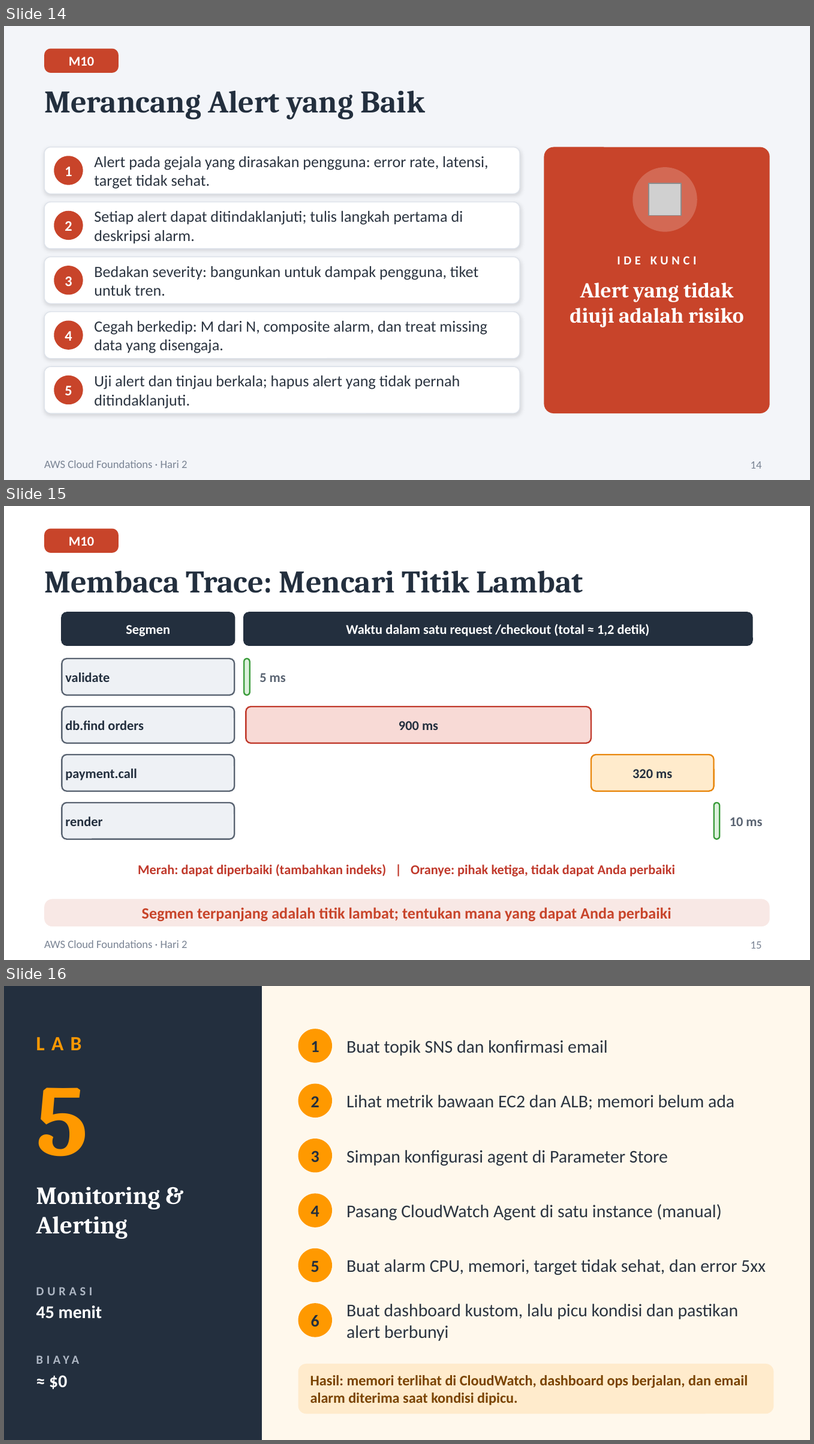
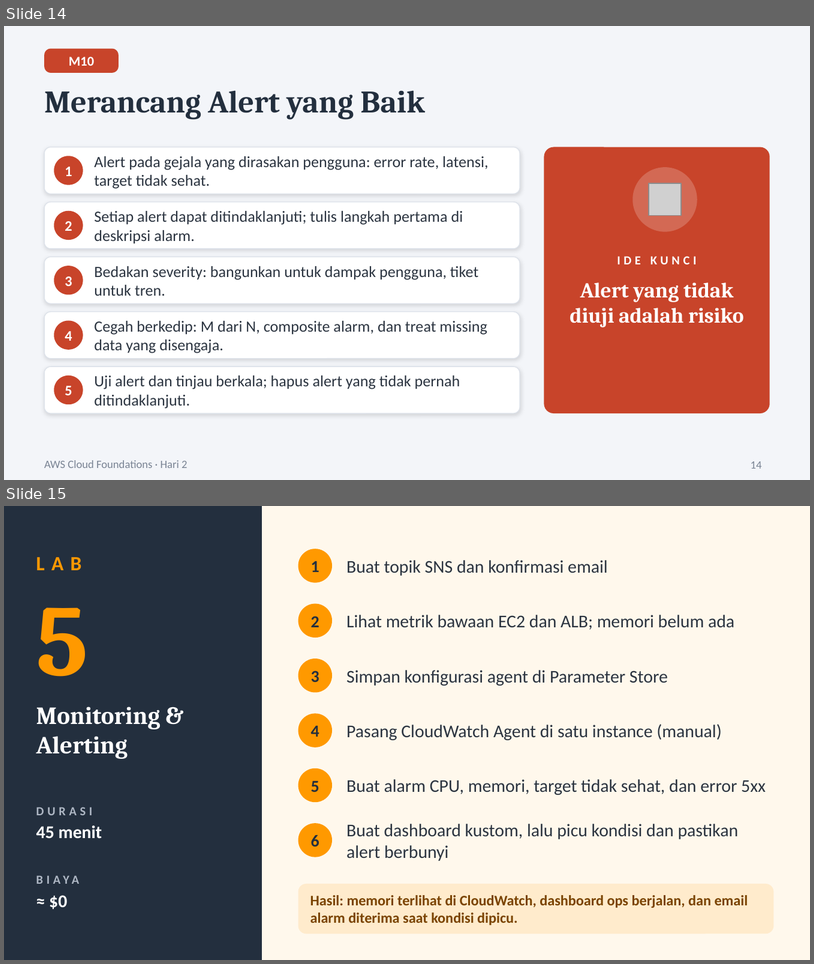
Before and after one commit to singgih-yunanto/aws-cloud-foundation, a slide deck: slides/Day2-ALB-Monitoring-Database.pptx. Shown one above the other, each under a label of ours: slides 14, 15 and 16 before the commit, slides 14 and 15 after it. The pictures are 814x1444 and 814x964 pixels, drawn with LibreOffice and Linux fonts; fonts in the diff are those of the drawing; grey boxes stand for pictures. Boxes give left, top, right and bottom in pixels: in the first picture for what was removed or moved away, otherwise in the second. Text is boxed around its words. In the diff, an @@ line names an element or a change of style, - is before the commit and + after.

Commit message:
Rebuild Day 3 around ECS Fargate, move X-Ray to Day 3, and improve lab readability
- Add Labs 7 to 10: ECS Fargate and EC2 deploy, monitoring and change tracking, X-Ray on Fargate, VPC peering and Site-to-Site VPN
- Lab 6 is now DocumentDB and the CloudWatch Agent on the ASG (tracing moved to Day 3)
- lab-app: container support (Dockerfile, ECS task definitions), version label, and failure endpoints
- Add the Day 3 deck and update the Day 2 deck
- Format sub-steps and labelled lines so they render on separate lines

```diff
--- a/slides/Day2-ALB-Monitoring-Database.pptx
+++ b/slides/Day2-ALB-Monitoring-Database.pptx
@@ slide 15 removed at (x1=4, y1=506, x2=810, y2=960), background #FFFFFF @@
@@ rounded rectangle removed at (x1=44, y1=529, x2=119, y2=553) @@
@@ text removed at (x1=69, y1=537, x2=94, y2=546) @@
-M10
@@ text removed at (x1=44, y1=570, x2=584, y2=593) @@
-Membaca Trace: Mencari Titik Lambat
@@ rounded rectangle removed at (x1=62, y1=612, x2=234, y2=645) @@
-Segmen
@@ rounded rectangle removed at (x1=245, y1=612, x2=753, y2=645) @@
-Waktu dalam satu request /checkout (total ≈ 1,2 detik)
@@ rounded rectangle removed at (x1=62, y1=658, x2=234, y2=694) @@
-validate
@@ rounded rectangle removed at (x1=245, y1=658, x2=250, y2=694) @@
@@ text removed at (x1=260, y1=673, x2=286, y2=682) @@
-5 ms
@@ rounded rectangle removed at (x1=62, y1=707, x2=234, y2=743) @@
-db.find orders
@@ rounded rectangle removed at (x1=246, y1=707, x2=591, y2=743) @@
-900 ms
@@ rounded rectangle removed at (x1=62, y1=754, x2=234, y2=790) @@
-payment.call
@@ rounded rectangle removed at (x1=591, y1=754, x2=714, y2=790) @@
-320 ms
@@ rounded rectangle removed at (x1=62, y1=803, x2=234, y2=839) @@
-render
@@ rounded rectangle removed at (x1=714, y1=803, x2=720, y2=839) @@
@@ text removed at (x1=730, y1=817, x2=762, y2=826) @@
-10 ms
@@ text removed at (x1=138, y1=864, x2=675, y2=876) @@
-Merah: dapat diperbaiki (tambahkan indeks) | Oranye: pihak ketiga, tidak dapat Anda perbaiki
@@ rounded rectangle removed at (x1=44, y1=899, x2=770, y2=926) @@
@@ text removed at (x1=142, y1=907, x2=672, y2=921) @@
-Segmen terpanjang adalah titik lambat; tentukan mana yang dapat Anda perbaiki
@@ text removed at (x1=44, y1=940, x2=187, y2=948) @@
-AWS Cloud Foundations · Hari 2
@@ page number removed at (x1=751, y1=941, x2=762, y2=948) @@
-15
@@ what was slide 16 is now slide 15 @@
```
Also in this commit, not shown: 5 slides changed, 28 other files.
